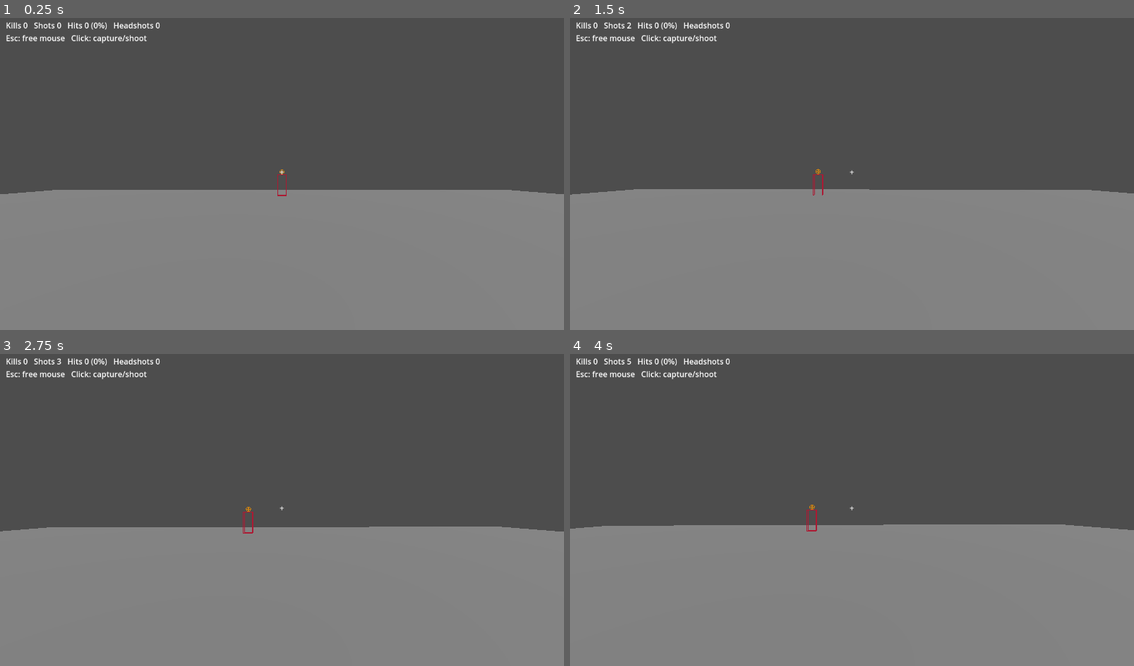
Above: before the commit, frames 1-4 (two rows, left to right).
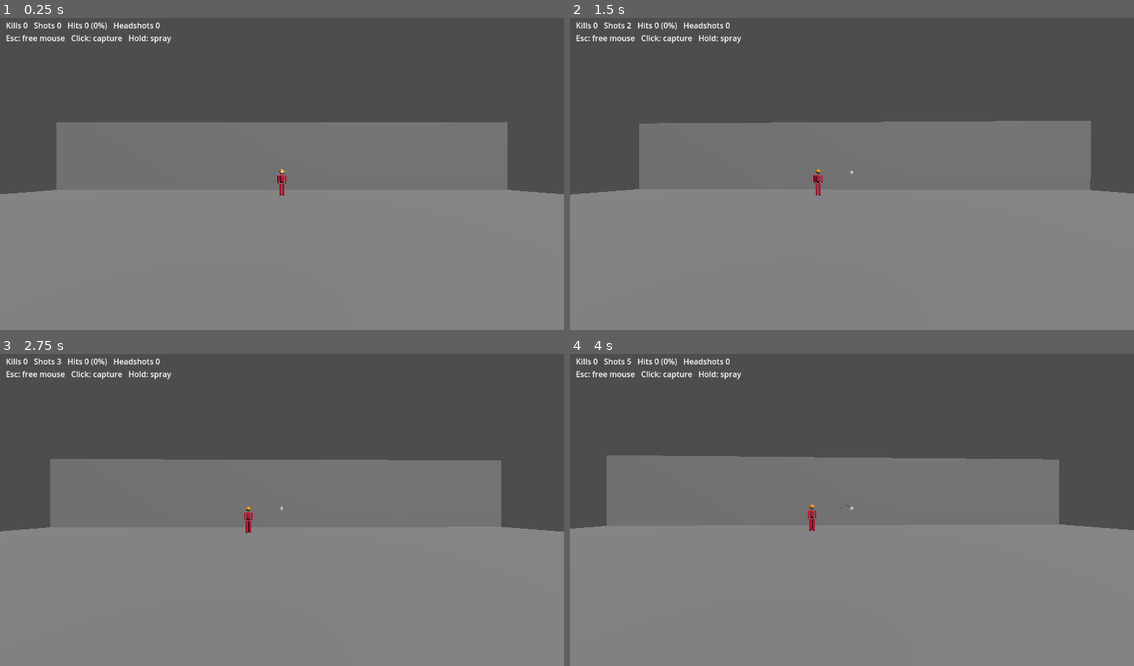
Above: after the commit, the same moments.

Repository: juanjosua/aim-trainer
Game: Godot game, scene res://main.tscn
Two runs of this game, one before a commit and one after it. Both use one fixed random seed, a clock stepped at 60 frames per second and the inputs below.
Inputs (mouse positions are in pixels of both pictures, inside the frame that each line leads up to):
- Up to frame 1 (0.25 s): no input
- Up to frame 2 (1.5 s): tap Enter at 0.5 s; move the mouse to (880, 170) at 0.52 s; click (880, 170) at 0.67 s; move the mouse to (823, 174) at 1.27 s; click (823, 174) at 1.42 s
- Up to frame 3 (2.75 s): move the mouse to (293, 503) at 2.02 s; click (293, 503) at 2.17 s
- Up to frame 4 (4 s): move the mouse to (846, 513) at 2.77 s; click (846, 513) at 2.92 s; tap Space at 3.5 s; move the mouse to (891, 513) at 3.52 s; click (891, 513) at 3.67 s

The runs differ from the first frame. In frame 1, 17% of the frame differs, in the area x 10-90%, y 5-58%; in frame 2, 17%; in frame 3, 17%; in frame 4, 17%, in the area x 6-87%, y 5-57%.

Commit message:
Add Vandal spread, recoil and full-auto; stickman bot; progress README
- Hold to spray at 9.75 rounds/s with first-shot error, growing spray
  error and a recoil climb that offsets bullets, not the camera
- Back wall and bullet marks so the spray pattern is visible
- Bot is now a capsule stickman with head, body and leg hitboxes
  (legs do 34)
- Tests cover leg damage, first-shot error and spray recoil
- README lists progress and next steps per layer toward replaying
  scenarios from recorded Valorant video

Co-Authored-By: Claude Opus 5.5 <noreply@anthropic.com>

Diff:
--- a/bot.gd
+++ b/bot.gd
@@ -1,10 +1,9 @@
 extends Node3D
-## A bot that ADAD-strafes and sometimes stops, like a player peeking.
+## A stickman bot that ADAD-strafes and sometimes stops, like a player peeking.
 
 const RUN_SPEED := 6.75  # Valorant run speed with a rifle, m/s
 const MAX_HEALTH := 150  # 100 HP + full shields
-const HEAD_DAMAGE := 160  # Vandal head: one tap
-const BODY_DAMAGE := 40  # Vandal body: four shots
+const DAMAGE := {"head": 160, "body": 40, "legs": 34}  # Vandal: head one-tap, 4 body shots
 
 @export var lane := 4.0  # strafes within +-lane metres of centre
 
@@ -13,26 +12,39 @@
 var turn_timer := 0.0
 
 
+# Each limb's hitbox is exactly its visible capsule; arms count as body, as in Valorant.
 func _ready() -> void:
-	var body := BoxShape3D.new()
-	body.size = Vector3(0.6, 1.4, 0.4)
-	_add_part("body", body, 0.7, Color.CRIMSON)
-	var head := SphereShape3D.new()
-	head.radius = 0.15
-	_add_part("head", head, 1.6, Color.ORANGE)
+	_add_part("head", Vector3(0, 1.6, 0), 0.15)
+	_add_part("body", Vector3(0, 1.135, 0), 0.15, 0.57)
+	_add_part("body", Vector3(-0.24, 1.11, 0), 0.05, 0.55)
+	_add_part("body", Vector3(0.24, 1.11, 0), 0.05, 0.55)
+	_add_part("legs", Vector3(-0.1, 0.425, 0), 0.08, 0.85)
+	_add_part("legs", Vector3(0.1, 0.425, 0), 0.08, 0.85)
 
 
-func _add_part(part: String, shape: Shape3D, y: float, color: Color) -> void:
+## height 0 makes a sphere, otherwise a vertical capsule of that total height.
+func _add_part(part: String, pos: Vector3, radius: float, height := 0.0) -> void:
 	var collider := StaticBody3D.new()
-	collider.position.y = y
+	collider.position = pos
 	collider.set_meta("part", part)
 	var col := CollisionShape3D.new()
-	col.shape = shape
+	var mesh := MeshInstance3D.new()
+	if height == 0.0:
+		col.shape = SphereShape3D.new()
+		col.shape.radius = radius
+		mesh.mesh = SphereMesh.new()
+		mesh.mesh.radius = radius
+		mesh.mesh.height = radius * 2
+	else:
+		col.shape = CapsuleShape3D.new()
+		col.shape.radius = radius
+		col.shape.height = height
+		mesh.mesh = CapsuleMesh.new()
+		mesh.mesh.radius = radius
+		mesh.mesh.height = height
+	mesh.material_override = StandardMaterial3D.new()
+	mesh.material_override.albedo_color = Color.ORANGE if part == "head" else Color.CRIMSON
 	collider.add_child(col)
-	var mesh := MeshInstance3D.new()
-	mesh.mesh = shape.get_debug_mesh()
-	mesh.material_override = StandardMaterial3D.new()
-	mesh.material_override.albedo_color = color
 	collider.add_child(mesh)
 	add_child(collider)
 
@@ -49,8 +61,8 @@
 
 
 ## Returns true if this hit killed the bot.
-func hit(is_head: bool) -> bool:
-	health -= HEAD_DAMAGE if is_head else BODY_DAMAGE
+func hit(part: String) -> bool:
+	health -= DAMAGE[part]
 	if health > 0:
 		return false
 	health = MAX_HEALTH
--- a/main.gd
+++ b/main.gd
@@ -3,6 +3,15 @@
 # Valorant turns 0.07 degrees per mouse count at sensitivity 1.0 (same yaw as CS).
 const VALORANT_YAW := 0.07
 const EYE_HEIGHT := 1.6  # metres; 1 Godot unit = 1 m
+
+# Vandal. All unverified except fire rate; tune by feel against the real game.
+const FIRE_INTERVAL := 1.0 / 9.75  # 9.75 rounds/s
+const FIRST_SHOT_ERROR := 0.25  # degrees, standing still
+const SPRAY_ERROR := 0.15  # extra degrees of error per shot in a spray
+const MAX_ERROR := 1.5
+const RECOIL_UP := [0.0, 0.2, 0.5, 1.0, 1.6, 2.2, 2.8, 3.2]  # degrees above crosshair per spray shot; last value holds
+const RECOVERY_MS := 350  # pause this long and the next shot is a first shot again
+const MAX_MARKS := 30
 
 @export var sensitivity := 0.4  # your in-game Valorant sensitivity
 @export var bot_distance := 15.0
@@ -16,6 +25,12 @@
 var hits := 0
 var headshots := 0
 var kills := 0
+var trigger := false
+var cooldown := 0.0
+var spray := 0  # shots so far in the current spray
+var last_shot_ms := -RECOVERY_MS
+var marks: Array[Node3D] = []
+var mark_mesh := SphereMesh.new()
 
 
 static func counts_to_degrees(counts: float, sens: float) -> float:
@@ -31,6 +46,24 @@
 	floor_mesh.mesh = PlaneMesh.new()
 	floor_mesh.mesh.size = Vector2(40, 40)
 	add_child(floor_mesh)
+
+	# back wall catches misses so the spray pattern stays visible
+	var wall := StaticBody3D.new()
+	wall.position = Vector3(0, 3, -bot_distance - 5)
+	var wall_col := CollisionShape3D.new()
+	wall_col.shape = BoxShape3D.new()
+	wall_col.shape.size = Vector3(40, 6, 0.2)
+	wall.add_child(wall_col)
+	var wall_mesh := MeshInstance3D.new()
+	wall_mesh.mesh = BoxMesh.new()
+	wall_mesh.mesh.size = wall_col.shape.size
+	wall.add_child(wall_mesh)
+	add_child(wall)
+
+	mark_mesh.radius = 0.03
+	mark_mesh.height = 0.06
+	mark_mesh.material = StandardMaterial3D.new()
+	mark_mesh.material.albedo_color = Color.BLACK
 
 	camera = Camera3D.new()
 	camera.position.y = EYE_HEIGHT
@@ -64,31 +97,70 @@
 		yaw -= counts_to_degrees(event.screen_relative.x, sensitivity)
 		pitch = clampf(pitch - counts_to_degrees(event.screen_relative.y, sensitivity), -89, 89)
 		camera.rotation_degrees = Vector3(pitch, yaw, 0)
-	elif event is InputEventMouseButton and event.pressed and event.button_index == MOUSE_BUTTON_LEFT:
-		if captured:
-			shoot()
+	elif event is InputEventMouseButton and event.button_index == MOUSE_BUTTON_LEFT:
+		if not event.pressed:
+			trigger = false
+		elif captured:
+			trigger = true
 		else:
-			Input.mouse_mode = Input.MOUSE_MODE_CAPTURED
+			Input.mouse_mode = Input.MOUSE_MODE_CAPTURED  # this click only captures, it doesn't fire
 	elif event.is_action_pressed("ui_cancel"):
+		trigger = false
 		Input.mouse_mode = Input.MOUSE_MODE_VISIBLE
 
 
-# shortcut: perfect first-shot accuracy, no spread/recoil/fire rate yet; add per-weapon numbers next.
+func _process(delta: float) -> void:
+	cooldown -= delta
+	if not trigger:
+		cooldown = maxf(cooldown, 0.0)
+	elif cooldown <= 0.0:
+		shoot()
+		cooldown += FIRE_INTERVAL  # += keeps the average rate exact despite frame timing
+
+
+# shortcut: Vandal only, no moving inaccuracy (the player can't move yet), recoil resets
+# fully after RECOVERY_MS instead of decaying; add both with player movement.
 func shoot() -> void:
+	var now := Time.get_ticks_msec()
+	if now - last_shot_ms > RECOVERY_MS:
+		spray = 0
+	last_shot_ms = now
 	shots += 1
+
+	# Valorant recoil moves the bullets, not the camera: offset the ray from the crosshair.
+	var error := minf(FIRST_SHOT_ERROR + SPRAY_ERROR * spray, MAX_ERROR) * sqrt(randf())  # uniform over the disc
+	var angle := randf() * TAU
+	var up: float = RECOIL_UP[mini(spray, RECOIL_UP.size() - 1)] + error * sin(angle)
+	var side := error * cos(angle)
+	spray += 1
+	var aim := camera.global_basis * Basis.from_euler(Vector3(deg_to_rad(up), deg_to_rad(side), 0))
+
 	var from := camera.global_position
-	var to := from - camera.global_basis.z * 200.0
+	var to := from - aim.z * 200.0
 	var hit := get_world_3d().direct_space_state.intersect_ray(PhysicsRayQueryParameters3D.create(from, to))
+	if hit:
+		_mark(hit)
 	if hit and hit.collider.has_meta("part"):
 		hits += 1
-		var is_head: bool = hit.collider.get_meta("part") == "head"
-		if is_head:
+		var part: String = hit.collider.get_meta("part")
+		if part == "head":
 			headshots += 1
-		if bot.hit(is_head):
+		if bot.hit(part):
 			kills += 1
 	_update_hud()
 
 
+## Leaves a bullet mark; parented to what was hit so marks on the bot move with it.
+func _mark(hit: Dictionary) -> void:
+	var mark := MeshInstance3D.new()
+	mark.mesh = mark_mesh
+	hit.collider.add_child(mark)
+	mark.global_position = hit.position
+	marks.append(mark)
+	if marks.size() > MAX_MARKS:
+		marks.pop_front().queue_free()
+
+
 func _update_hud() -> void:
 	var acc := 100.0 * hits / shots if shots else 0.0
-	hud.text = "Kills %d   Shots %d   Hits %d (%.0f%%)   Headshots %d\nEsc: free mouse   Click: capture/shoot" % [kills, shots, hits, acc, headshots]
+	hud.text = "Kills %d   Shots %d   Hits %d (%.0f%%)   Headshots %d\nEsc: free mouse   Click: capture   Hold: spray" % [kills, shots, hits, acc, headshots]
--- a/tests/test_main.gd
+++ b/tests/test_main.gd
@@ -36,10 +36,26 @@
 	main.shoot()
 	check(main.hits == 2 and main.headshots == 1 and main.bot.health == 110, "body shot does 40")
 
-	# aim far left: miss
+	# aim at the right leg, 1.2 m below eye height
+	await _place_bot(main)
+	main.camera.rotation_degrees = Vector3(-rad_to_deg(atan(1.2 / main.bot_distance)), -rad_to_deg(atan(0.1 / main.bot_distance)), 0)
+	main.shoot()
+	check(main.hits == 3 and main.bot.health == 76, "leg shot does 34")
+
+	# aim far left at the wall: miss, and a first shot lands within FIRST_SHOT_ERROR
+	await _place_bot(main)
 	main.camera.rotation_degrees = Vector3(0, 30, 0)
 	main.shoot()
-	check(main.shots == 3 and main.hits == 2, "miss counts as a shot only")
+	check(main.shots == 4 and main.hits == 3, "miss counts as a shot only")
+	var wall_range: float = (main.bot_distance + 5) / cos(deg_to_rad(30))
+	var first_dy: float = main.marks[-1].global_position.y - main.EYE_HEIGHT
+	check(absf(first_dy) < wall_range * tan(deg_to_rad(main.FIRST_SHOT_ERROR)) + 0.01, "first shot error %.3f m" % first_dy)
+
+	# 8th shot of a spray climbs well above the crosshair
+	main.spray = 7
+	main.shoot()
+	var spray_dy: float = main.marks[-1].global_position.y - main.EYE_HEIGHT
+	check(spray_dy > wall_range * tan(deg_to_rad(main.RECOIL_UP[-1] - main.MAX_ERROR)), "spray recoil rises %.2f m" % spray_dy)
 
 	print("FAILED" if failed else "ALL PASSED")
 	quit(1 if failed else 0)
@@ -48,5 +64,6 @@
 func _place_bot(main: Node3D) -> void:
 	main.bot.position.x = 0
 	main.camera.rotation_degrees = Vector3.ZERO
+	main.spray = 0  # tests fire instantly, which would otherwise count as one long spray
 	await physics_frame
 	await physics_frame
Not shown, changed: CLAUDE.md
Not shown, changed: README.md
Not shown, changed: docs/decisions.md
